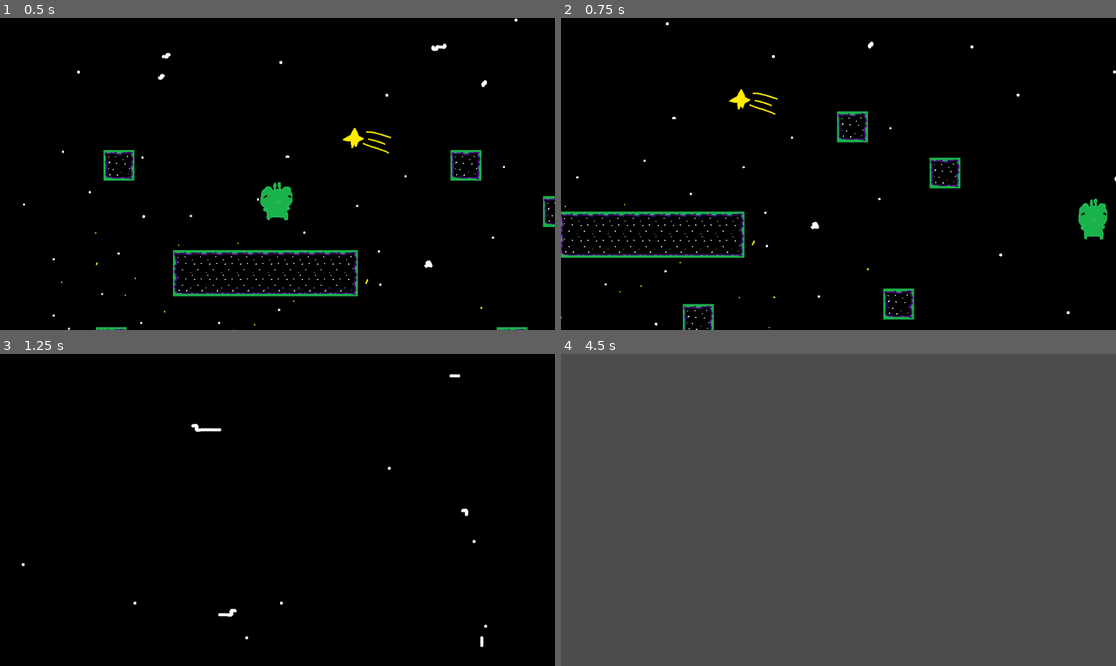
Above: before the commit, frames 1-4 (two rows, left to right).
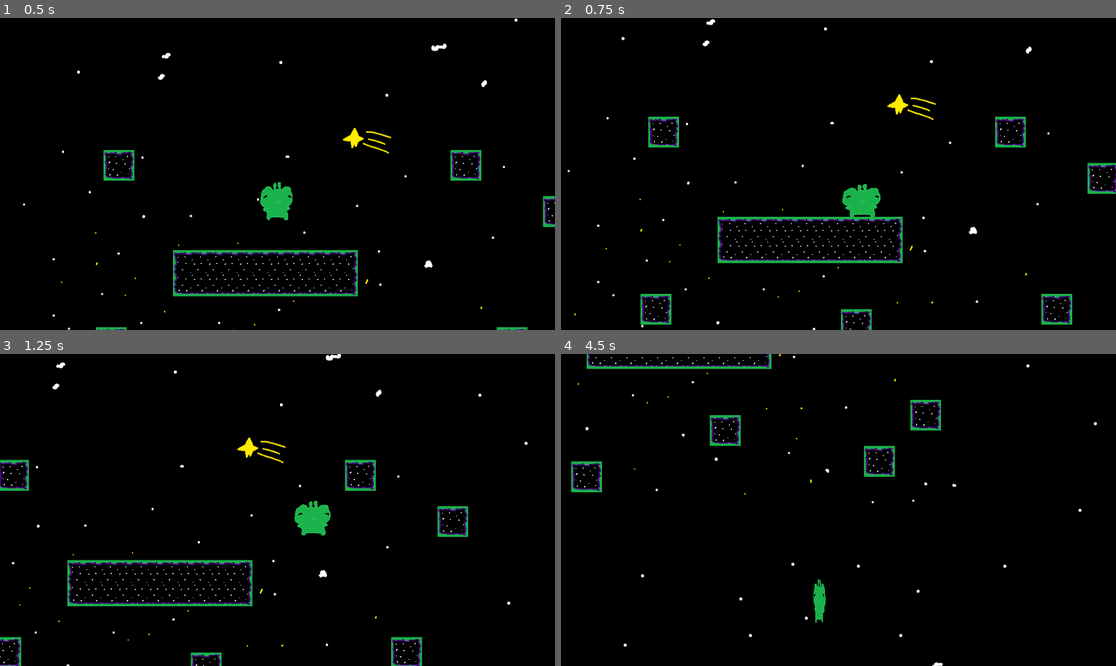
Above: after the commit, the same moments.

Repository: Dani37/zeb-zeb-xap
Game: Godot game, scene res://scenes/demo.tscn
Same seed, same stepped clock (60 frames per second), same inputs: the game is played once before the commit and once after it.
Inputs:
- Up to frame 1 (0.5 s): no input
- Up to frame 2 (0.75 s): tap Enter (ui_accept) at 0.5 s; hold Right (ui_right) from 0.53 s (still down); hold Shift (ui_shift) from 0.53 s (still down)
- Up to frame 3 (1.25 s): keep holding Right (ui_right); keep holding Shift (ui_shift); tap Enter (ui_accept) at 0.77 s
- Up to frame 4 (4.5 s): release Shift (ui_shift) at 1.28 s; tap Shift (ui_shift) at 1.35, 2.85, 4.35 s; tap Enter (ui_accept) at 1.52, 3.02, 3.77 s; release Right (ui_right) at 2.03 s; hold Left (ui_left) 2.03-2.78 s; hold Shift (ui_shift) 2.03-2.78 s; hold Right (ui_right) 2.78-4.28 s; hold Shift (ui_shift) 3.53-4.28 s; hold Left (ui_left) from 4.28 s (still down)

Frame 1 is identical in both runs. In frame 2, 6.6% of the frame differs, in the area x 0-100%, y 0-100%; in frame 3, 3.7%; in frame 4, 100%.

Commit message:
Update Kat.gd
forgot to lower the speed limit ^-^

Diff:
--- a/scripts/Kat.gd
+++ b/scripts/Kat.gd
@@ -32,11 +32,11 @@
 			timer.time_left = 0
 
 	if Input.is_action_pressed("ui_shift"):
-		SPEED = 75
-		SPEED_LIMIT = 450
+		SPEED = 7
+		SPEED_LIMIT = 100
 	else:
-		SPEED = 50
-		SPEED_LIMIT = 300
+		SPEED = 5
+		SPEED_LIMIT = 50
 	# Get the input direction and handle the movement/deceleration.
 	# As good practice, you should replace UI actions with custom gameplay actions.
 	var direction := Input.get_axis("ui_left", "ui_right")
